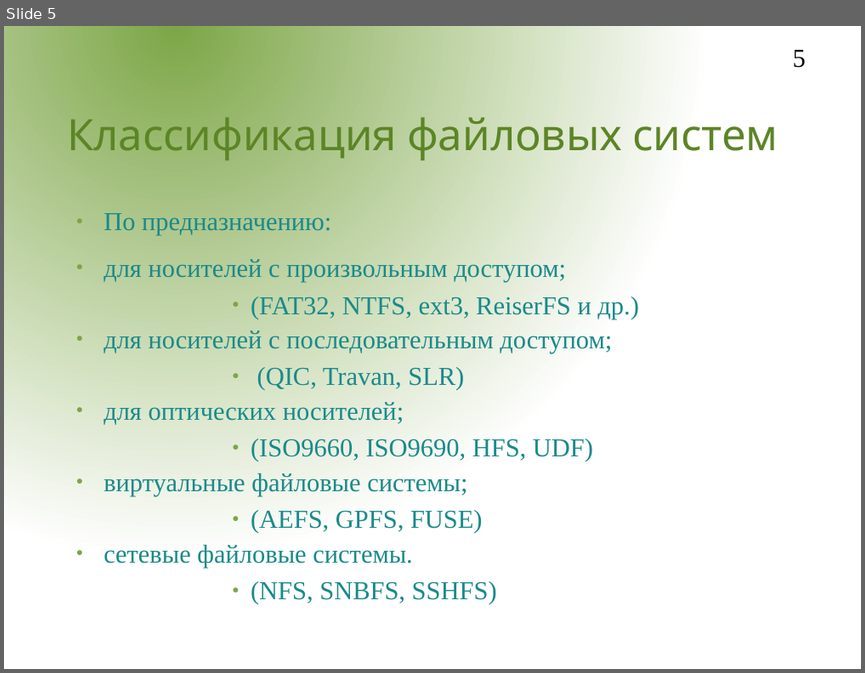
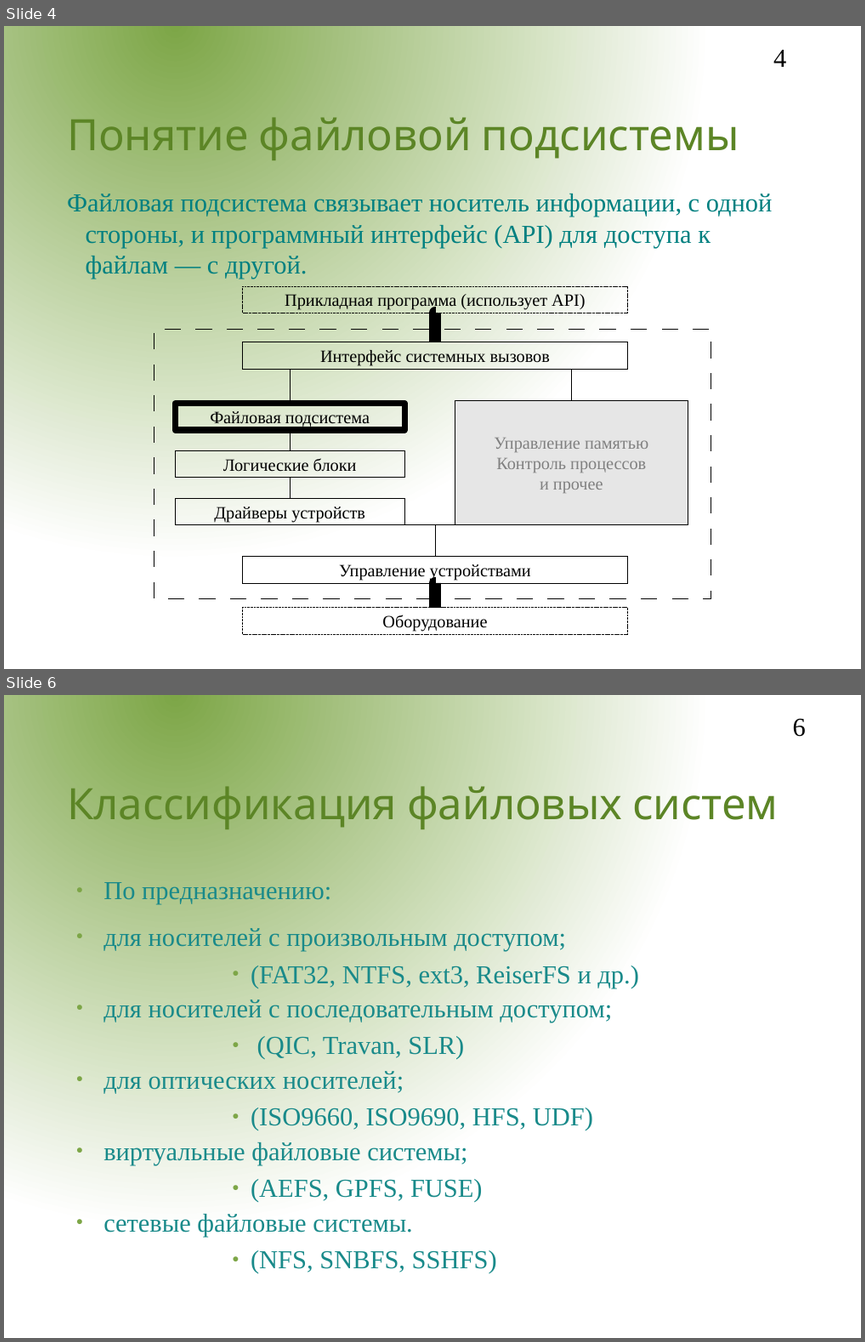
Before and after one commit to aeremenok/a-team-777, a slide deck: 9/st/presentations/file_sybsystem/fs.odp. Shown one above the other, each under a label of ours: slide 5 before the commit, slides 4 and 6 after it; the slides between them are not shown. The pictures are 865x673 and 865x1342 pixels, drawn with LibreOffice and Linux fonts; fonts in the diff are those of the drawing; background and template pictures are left out. Boxes give left, top, right and bottom in pixels: in the first picture for what was removed or moved away, otherwise in the second. Text is boxed around its words. In the diff, an @@ line names an element or a change of style, - is before the commit and + after.

```diff
--- a/9/st/presentations/file_sybsystem/fs.odp
+++ b/9/st/presentations/file_sybsystem/fs.odp
@@ slide 4 added at (x1=4, y1=26, x2=861, y2=669), background gradient #7DA647 to #FFFFFF @@
@@ page number added at (x1=773, y1=50, x2=786, y2=67), 24 pt, text #000000 @@
+4
@@ title added at (x1=67, y1=117, x2=739, y2=161), 40 pt, text #5C8526 @@
+Понятие файловой подсистемы
@@ subtitle added at (x1=67, y1=193, x2=772, y2=279), 24 pt, text #008080 @@
+Файловая подсистема связывает носитель информации, с одной стороны, и программный интерфейс (API) для доступа к файлам — с другой.
@@ group added at (x1=154, y1=286, x2=711, y2=634): 9 rectangles, 8 elbow lines @@
+Прикладная программа (использует API)
+Интерфейс системных вызовов
+Управление устройствами
+Оборудование
+Управление памятью
+Контроль процессов
+и прочее
+Файловая подсистема
+Логические блоки
+Драйверы устройств
@@ what was slide 5 is now slide 6 @@
@@ page number at (x1=793, y1=718, x2=806, y2=737): text changed @@
-5
+6
```
Also in this commit, not shown: 4 slides changed.
